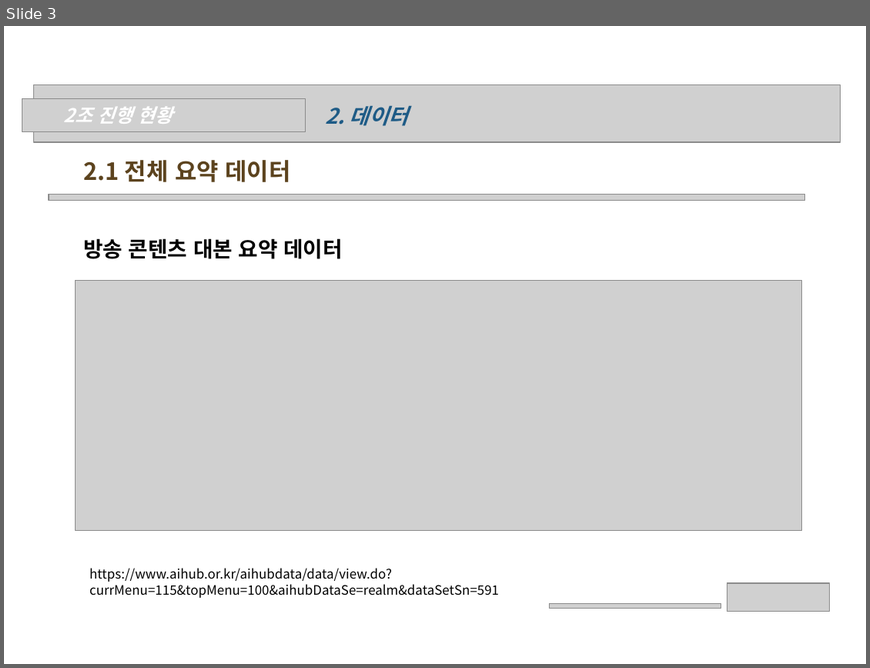
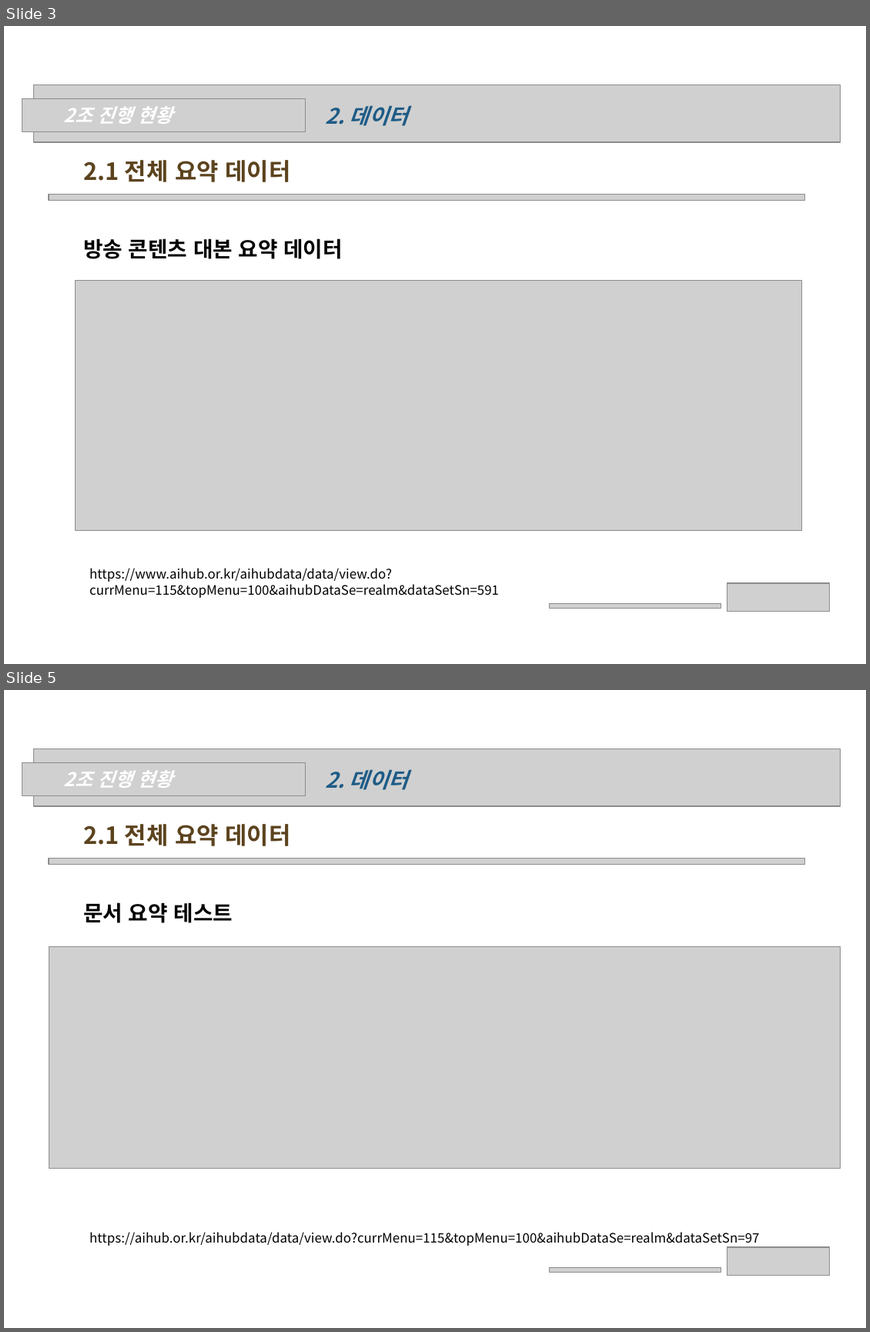
Before and after one commit to wonchul98/audio-to-summary, a slide deck: ppt/0609_2조_나현희_신원철.pptx. Shown one above the other, each under a label of ours: slide 3 before the commit, slides 3 and 5 after it; the slides between them are not shown. The pictures are 870x668 and 870x1332 pixels, drawn with LibreOffice and Linux fonts; fonts in the diff are those of the drawing; grey boxes stand for pictures; background and template pictures are left out. Boxes give left, top, right and bottom in pixels: in the first picture for what was removed or moved away, otherwise in the second. Text is boxed around its words. In the diff, an @@ line names an element or a change of style, - is before the commit and + after.

```diff
--- a/ppt/0609_2조_나현희_신원철.pptx
+++ b/ppt/0609_2조_나현희_신원철.pptx
@@ slide 5 added at bbox=[4, 690, 866, 1328], background picture (left out) @@
@@ picture added at bbox=[34, 749, 841, 806] @@
@@ picture added at bbox=[22, 762, 305, 795] @@
@@ text added at bbox=[64, 771, 173, 788], 16 pt, text #FFFFFF, bold, italic @@
+2조 진행 현황
@@ text added at bbox=[325, 769, 408, 790], 18 pt, text #1E5B86, bold, italic @@
+2. 데이터
@@ text added at bbox=[84, 824, 291, 846], 20 pt, text #5C431E, bold @@
+2.1 전체 요약 데이터
@@ picture added at bbox=[49, 858, 805, 865] @@
@@ text added at bbox=[83, 903, 233, 923], 18 pt, text #000000, bold @@
+문서 요약 테스트
@@ picture added at bbox=[49, 946, 841, 1168] @@
@@ text added at bbox=[89, 1232, 759, 1247], 11 pt, text #000000 @@
+https://aihub.or.kr/aihubdata/data/view.do?currMenu=115&topMenu=100&aihubDataSe=realm&dataSetSn=97
@@ picture added at bbox=[727, 1247, 829, 1275] @@
@@ picture added at bbox=[550, 1268, 722, 1272] @@
```
Also in this commit, not shown: 6 slides changed, 3 other slides added, 1 other file.
